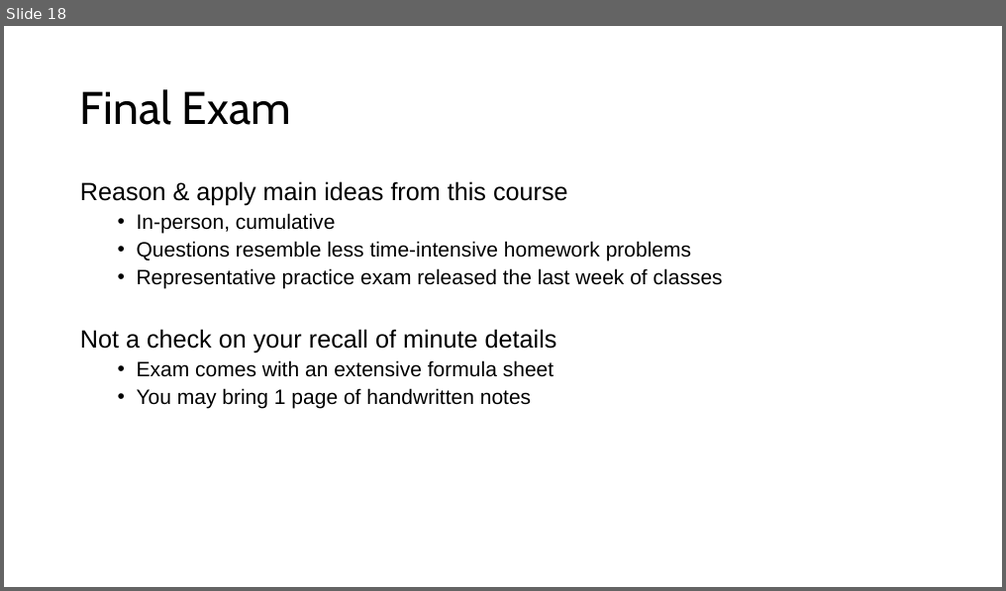
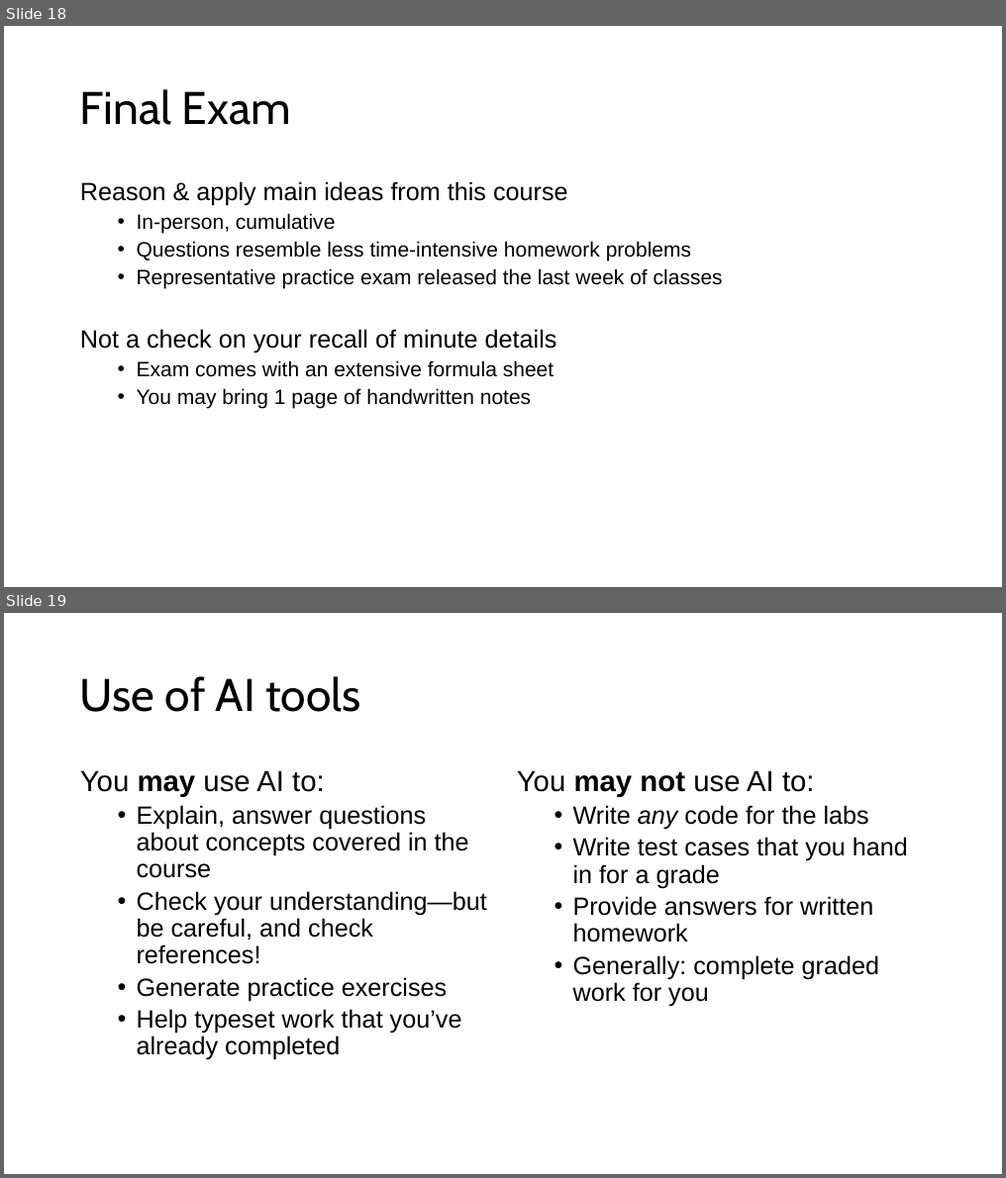
Before and after one commit to 15316-cmu/15316-cmu.github.io, a slide deck: 2026/lectures/01-intro.pptx. Shown one above the other, each under a label of ours: slide 18 before the commit, slides 18 and 19 after it. The pictures are 1006x591 and 1006x1178 pixels, drawn with LibreOffice and Linux fonts; fonts in the diff are those of the drawing. Boxes give left, top, right and bottom in pixels: in the first picture for what was removed or moved away, otherwise in the second. Text is boxed around its words. In the diff, an @@ line names an element or a change of style, - is before the commit and + after.

```diff
--- a/2026/lectures/01-intro.pptx
+++ b/2026/lectures/01-intro.pptx
@@ slide 19 added at box(4, 613, 1002, 1174), background #FFFFFF @@
@@ title added at box(80, 676, 360, 712), 44 pt, text #000000 @@
+Use of AI tools
@@ text added at box(80, 770, 487, 1060), 24 pt, text #000000 @@
+You may use AI to:
+  • Explain, answer questions about concepts covered in the course
+  • Check your understanding—but be careful, and check references!
+  • Generate practice exercises
+  • Help typeset work that you’ve already completed
@@ text added at box(517, 770, 908, 1007), 24 pt, text #000000 @@
+You may not use AI to:
+  • Write any code for the labs
+  • Write test cases that you hand in for a grade
+  • Provide answers for written homework
+  • Generally: complete graded work for you
```
Also in this commit, not shown: 5 slides changed, 2 other files.
